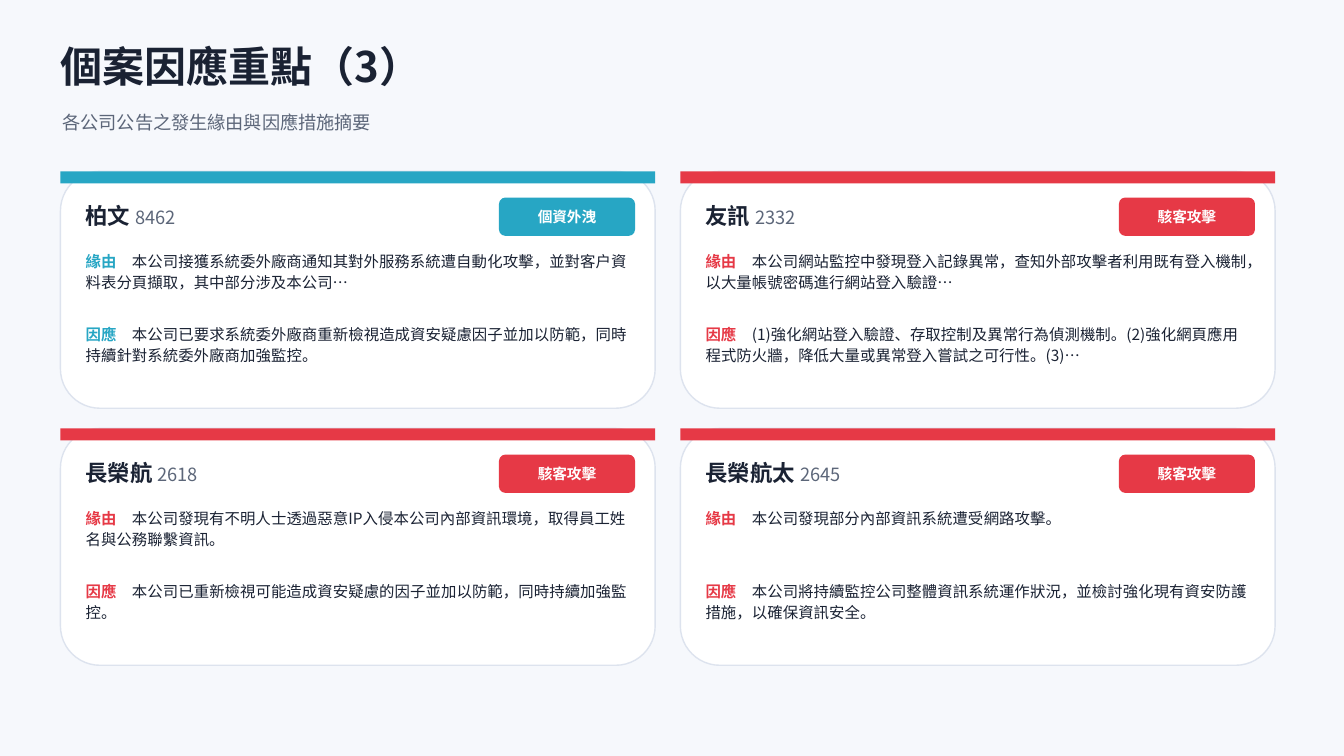
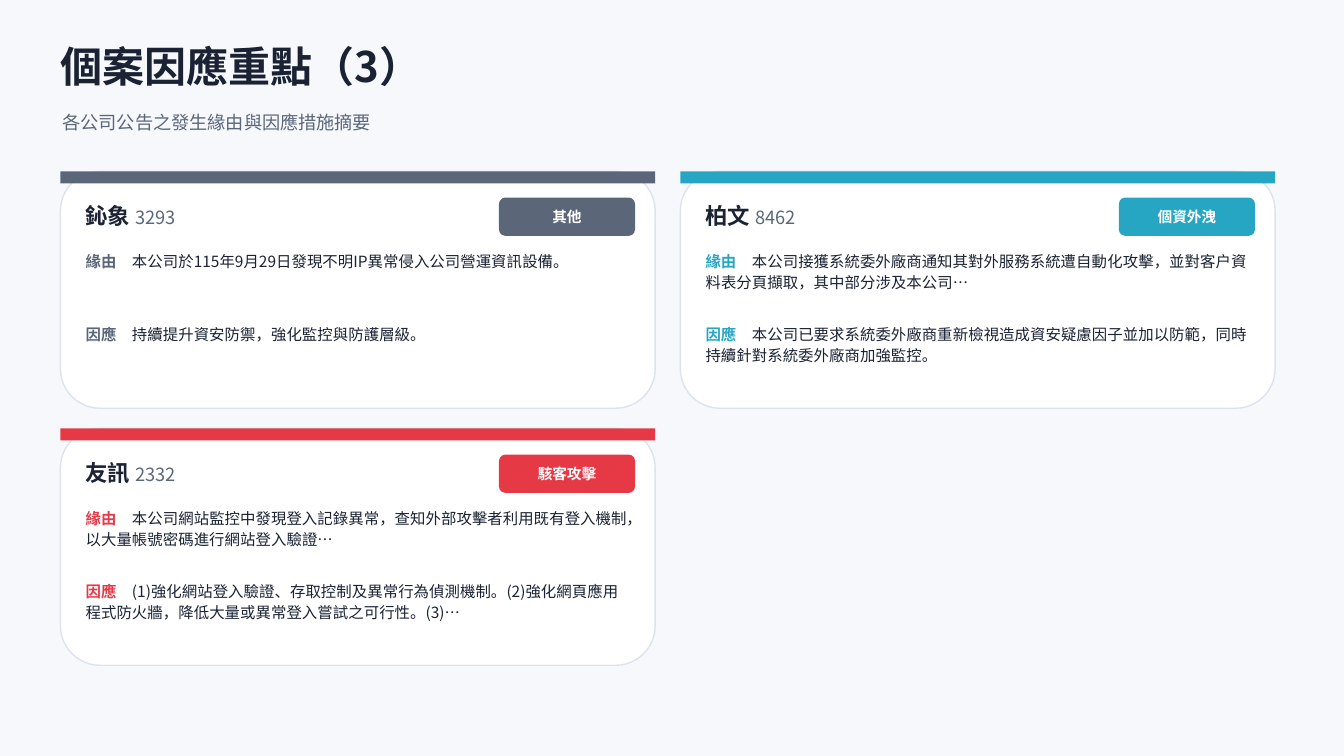
Before and after one commit to Johnnylin77/mops-isec-monitor, a slide deck: slide 8 of 資安事件因應分析.pptx. Drawn at 1344x756 pixels with LibreOffice and Linux fonts; fonts in the diff are those of the drawing. Boxes give left, top, right and bottom in pixels: in the first picture for what was removed or moved away, otherwise in the second. Text is boxed around its words. In the diff, an @@ line names an element or a change of style, - is before the commit and + after.

```diff
--- a/資安事件因應分析.pptx
+++ b/資安事件因應分析.pptx
@@ rectangle at (x1=60, y1=171, x2=655, y2=184): fill #27A6C4 to #5C6679 @@
@@ rectangle at (x1=681, y1=171, x2=1275, y2=184): fill #E63946 to #27A6C4 @@
@@ text at (x1=86, y1=205, x2=175, y2=226): text changed @@
-柏文 8462
+鈊象 3293
@@ rounded rectangle at (x1=499, y1=198, x2=635, y2=236): fill #27A6C4 to #5C6679 @@
@@ text at (x1=552, y1=209, x2=581, y2=223): text changed @@
-個資外洩
+其他
@@ text at (x1=706, y1=205, x2=795, y2=226): text changed @@
-友訊 2332
+柏文 8462
@@ rounded rectangle at (x1=1119, y1=198, x2=1255, y2=236): fill #E63946 to #27A6C4 @@
@@ text at (x1=1158, y1=209, x2=1216, y2=223): text changed @@
-駭客攻擊
+個資外洩
@@ text at (x1=86, y1=254, x2=569, y2=269): text changed @@
-緣由 本公司接獲系統委外廠商通知其對外服務系統遭自動化攻擊，並對客戶資料表分頁擷取，其中部分涉及本公司…
+緣由 本公司於115年9月29日發現不明IP異常侵入公司營運資訊設備。
@@ text at (x1=706, y1=254, x2=1247, y2=290): text changed @@
-緣由 本公司網站監控中發現登入記錄異常，查知外部攻擊者利用既有登入機制，以大量帳號密碼進行網站登入驗證…
+緣由 本公司接獲系統委外廠商通知其對外服務系統遭自動化攻擊，並對客戶資料表分頁擷取，其中部分涉及本公司…
@@ text at (x1=86, y1=325, x2=426, y2=345): text changed @@
-因應 本公司已要求系統委外廠商重新檢視造成資安疑慮因子並加以防範，同時持續針對系統委外廠商加強監控。
+因應 持續提升資安防禦，強化監控與防護層級。
@@ text at (x1=706, y1=325, x2=1246, y2=363): text changed @@
-因應 (1)強化網站登入驗證、存取控制及異常行為偵測機制。(2)強化網頁應用程式防火牆，降低大量或異常登入嘗試之可行性。(3)…
+因應 本公司已要求系統委外廠商重新檢視造成資安疑慮因子並加以防範，同時持續針對系統委外廠商加強監控。
@@ rounded rectangle removed at (x1=681, y1=429, x2=1275, y2=665) @@
@@ rectangle removed at (x1=681, y1=429, x2=1275, y2=441) @@
@@ text at (x1=86, y1=462, x2=175, y2=483): text changed @@
-長榮航 2618
+友訊 2332
@@ text removed at (x1=706, y1=462, x2=840, y2=483) @@
-長榮航太 2645
@@ rounded rectangle removed at (x1=1119, y1=455, x2=1255, y2=493) @@
@@ text removed at (x1=1158, y1=465, x2=1216, y2=484) @@
-駭客攻擊
@@ text at (x1=86, y1=511, x2=642, y2=547): text changed @@
-緣由 本公司發現有不明人士透過惡意IP入侵本公司內部資訊環境，取得員工姓名與公務聯繫資訊。
+緣由 本公司網站監控中發現登入記錄異常，查知外部攻擊者利用既有登入機制，以大量帳號密碼進行網站登入驗證…
@@ text removed at (x1=706, y1=511, x2=1061, y2=526) @@
-緣由 本公司發現部分內部資訊系統遭受網路攻擊。
@@ text at (x1=86, y1=582, x2=618, y2=621): text changed @@
-因應 本公司已重新檢視可能造成資安疑慮的因子並加以防範，同時持續加強監控。
+因應 (1)強化網站登入驗證、存取控制及異常行為偵測機制。(2)強化網頁應用程式防火牆，降低大量或異常登入嘗試之可行性。(3)…
@@ text removed at (x1=706, y1=582, x2=1247, y2=620) @@
-因應 本公司將持續監控公司整體資訊系統運作狀況，並檢討強化現有資安防護措施，以確保資訊安全。
```
Also in this commit, not shown: 6 other slides changed, 2 other files.
